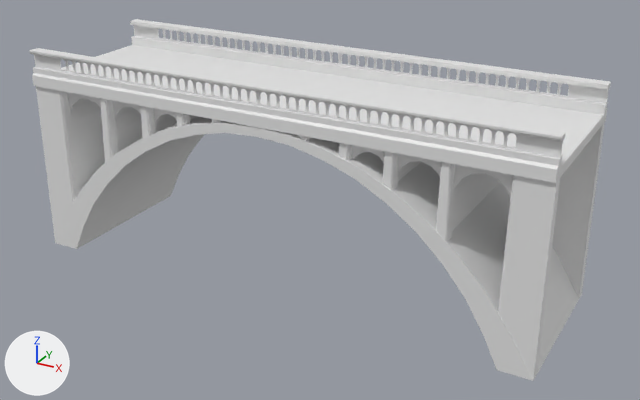
Before and after pictures for a commit that changed the Blender file Art/Modelle/Levelbaukasten/Levelarchitektur/Laufebenen/plateaus_bridge_1.blend.
The view is the same before and after, from a 50 mm lens placed at (21.28, -22.56, 13.11), pointed at (7.81, 1.93, 0.86). Arrows for +X, +Y and +Z are at lower left; the lights stay in place.
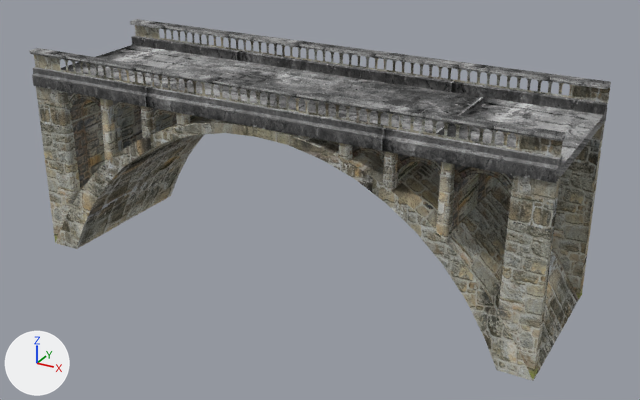
Where the newer file only moved an object's origin or applied its transform, the numbers keep the older frame.

Edits to the bpy script that builds the scene:
```text
Add mat_plateaus_bridge_1_poles:
    mat_plateaus_bridge_1_poles = bpy.data.materials.new('plateaus_bridge_1_poles')
    # uses the picture img_plateaus_bridge_1_bow_normal_jpg
    # uses the picture img_plateaus_bridge_1_poles_diffuse_jpg
Add mat_plateaus_bridge_1_bow:
    mat_plateaus_bridge_1_bow = bpy.data.materials.new('plateaus_bridge_1_bow')
    # uses the picture img_plateaus_bridge_1_bow_diffuse_jpg
    # uses the picture img_plateaus_bridge_1_bow_normal_jpg
Add mat_plateaus_bridge_1_street:
    mat_plateaus_bridge_1_street = bpy.data.materials.new('plateaus_bridge_1_street')
    # uses the picture img_plateaus_bridge_1_street_diffuse_jpg
    # uses the picture img_plateaus_bridge_1_street_normal_jpg
Change me_cube_004:
    where me_cube_004.from_pydata(...)  # 20 vertices, 22 faces; spans x -9.3..9.2, y 0.1..5.9, z -1.3..-1.1
    add me_cube_004.materials.append(mat_plateaus_bridge_1_street)
Change me_cube_000:
    used by ob_cube_006; location = (7.1, -1.0, 4.2); rotation_euler = (3.142, 0.0, 3.142), in degrees (180, 0, 180)
    remove me_cube_000.from_pydata(...)  # 2328 vertices, 3762 faces; spans x -9.3..9.3, y 0.3..5.7, z -1.2..-0.7
    add me_cube_000.from_pydata(...)  # 1164 vertices, 1348 faces; spans x -9.3..9.3, y 0.3, z -1.2..-0.7
    me_cube_000 part 1: the loose piece of 1164 vertices spanning x -9.3..9.3, y 5.7, z -1.2..-0.7 is deleted
    me_cube_000 part 2
    533 faces are deleted
    me_cube_000 part 3: 1348 faces spanning x -9.3..9.3, y 0.3, z -1.2..-0.7 switch from no material to mat_plateaus_bridge_1_poles
Change me_cube_022:
    remove me_cube_022.from_pydata(...)  # 32 vertices, 38 faces; spans x -9.3..9.3, y 0.1..5.9, z 0.0..0.7
    add me_cube_022.from_pydata(...)  # 32 vertices, 16 faces; spans x -9.3..9.3, y 0.1..5.9, z 0.0..0.7
    me_cube_022 part 4: 16 faces spanning x -9.3..9.3, y 0.1..5.9, z 0.0..0.7 switch from no material to mat_plateaus_bridge_1_street
Change me_cylinder_002:
    used by ob_cylinder_002; location = (7.1, -1.0, 4.2); rotation_euler = (1.571, 0.0, 0.0), in degrees (90, 0, 0); scale = (0.729, 1.01, 1.01)
    remove me_cylinder_002.from_pydata(...)  # 26 vertices, 28 faces; spans x 4.08..6.06, y -1.24..0.04, z -5.43..-0.5
    add me_cylinder_002.from_pydata(...)  # 26 vertices, 25 faces; spans x 4.08..6.06, y -1.24..0.04, z -5.43..-0.5
    me_cylinder_002 part 5: 25 faces spanning x 4.08..6.06, y -1.24..0.04, z -5.43..-0.5 switch from no material to mat_plateaus_bridge_1_bow
Change me_cylinder_001:
    used by ob_cylinder_001; location = (7.1, -1.0, 4.2); rotation_euler = (1.571, 0.0, 0.0), in degrees (90, 0, 0); scale = (0.816, 1.01, 1.01)
    remove me_cylinder_001.from_pydata(...)  # 32 vertices, 32 faces; spans x 5.48..7.48, y -2.69..0.05, z -5.43..-0.5
    add me_cylinder_001.from_pydata(...)  # 32 vertices, 30 faces; spans x 5.48..7.48, y -2.69..0.05, z -5.43..-0.5
    me_cylinder_001 part 6: 30 faces spanning x 5.48..7.48, y -2.69..0.05, z -5.43..-0.5 switch from no material to mat_plateaus_bridge_1_bow
Change me_cylinder:
    used by ob_cylinder; location = (7.1, -1.0, 4.2); rotation_euler = (1.571, 0.0, 0.0), in degrees (90, 0, 0); scale = (0.915, 1.01, 1.01)
    remove me_cylinder.from_pydata(...)  # 32 vertices, 32 faces; spans x 6.88..8.88, y -4.5..0.06, z -5.43..-0.5
    add me_cylinder.from_pydata(...)  # 32 vertices, 30 faces; spans x 6.88..8.88, y -4.5..0.06, z -5.43..-0.5
    me_cylinder part 7: 30 faces spanning x 6.88..8.88, y -4.5..0.06, z -5.43..-0.5 switch from no material to mat_plateaus_bridge_1_bow
Change me_cube_010:
    where me_cube_010.from_pydata(...)  # 116 vertices, 58 faces; spans x 1.72..11.15, y 0.18..7.05, z -6.16..0.07
    used by ob_cube_004; location = (7.1, -1.0, 4.2); scale = (0.83, 0.83, 1.0)
    me_cube_010 part 8: texture (UV) coordinates changed
    add me_cube_010.materials.append(mat_plateaus_bridge_1_poles)
Change me_plane:
    remove me_plane.from_pydata(...)  # 76 vertices, 110 faces; spans x -9.3..9.3, y 0.1..5.9, z -6.2..0.0
    add me_plane.from_pydata(...)  # 76 vertices, 108 faces; spans x -9.3..9.3, y 0.1..5.9, z -6.2..0.0
    me_plane part 9: 108 faces spanning x -9.3..9.3, y 0.1..5.9, z -6.2..0.0 switch from no material to mat_plateaus_bridge_1_poles
Add ob_cube_001:
    ob_cube_001 = bpy.data.objects.new('Cube.001', me_cube_001)  # 1164 vertices, 1348 faces; spans x -9.2..9.3, y -2.7, z -0.2..0.3
    ob_cube_001.location = (7.12, 2.01, 5.17)
    ob_cube_001.rotation_euler = (3.142, 0.0, 6.283)  # degrees (180, 0, 360)
```

What differs and where, as boxes [x1, y1, x2, y2] in the pictures (640 x 400 px):
'Cube.004', recoloured, surface changed
    both: [36, 86, 605, 380]
'Cube.000', recoloured (white to grey)
    both: [29, 19, 611, 142]
'Cube.006', reshaped (8% narrower, 22% shorter)
    before: [34, 25, 609, 158]
    after: [34, 55, 563, 158]
'Cube.001', added
    after: [135, 25, 610, 103]
part 1 of me_cube_000, deleted
    before: [134, 25, 609, 103]
part 2 of me_cube_000, deleted
    before: [60, 60, 563, 153]
part 3 of me_cube_000, recoloured
    both: [34, 55, 563, 158]
part 4 of me_cube_022, recoloured (white to grey)
    both: [32, 36, 607, 183]
part 5 of me_cylinder_002, recoloured (grey to black)
    both: [153, 108, 384, 162]
part 6 of me_cylinder_001, recoloured (grey to black)
    both: [113, 101, 441, 181]
part 7 of me_cylinder, recoloured
    both: [68, 92, 513, 231]
part 9 of me_plane, recoloured
    both: [55, 117, 581, 381]
